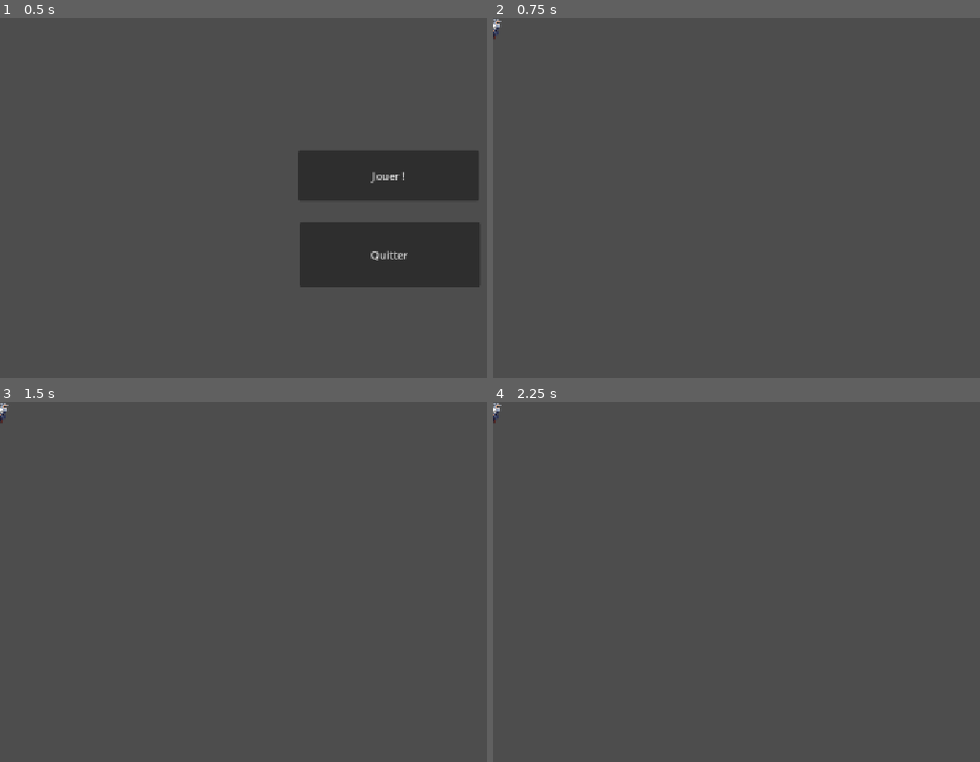
Above: before the commit, frames 1-4 (two rows, left to right).
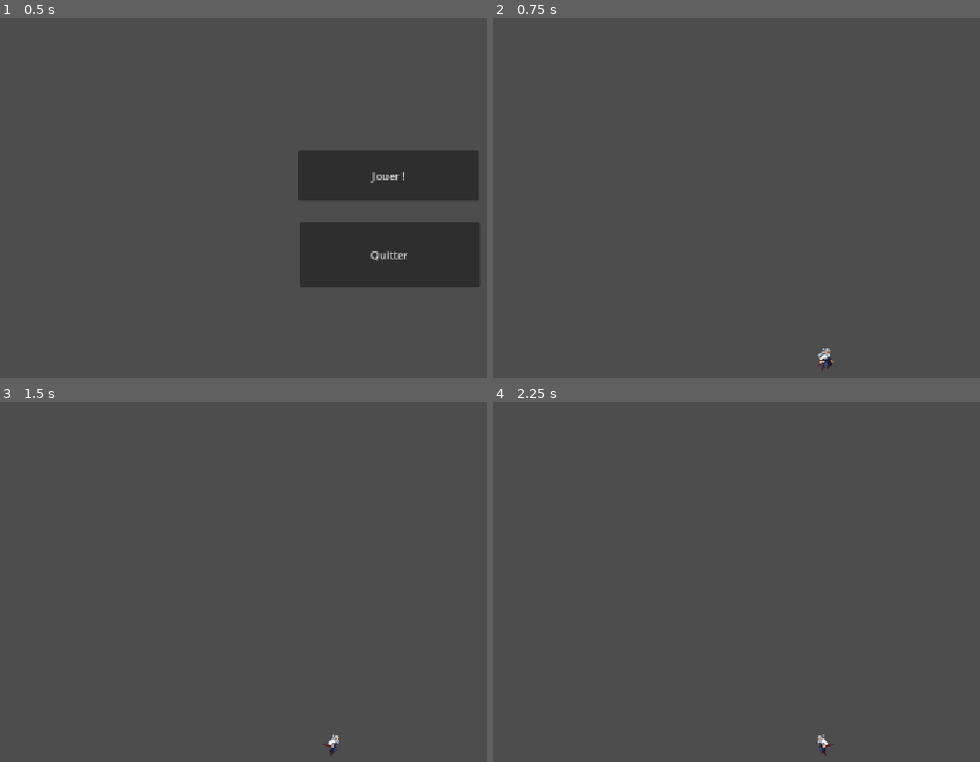
Above: after the commit, the same moments.

Repository: terenceithaque/ep8IMJ-platformer_2d
Game: Godot game, scene res://scenes/main.tscn
Two runs of this game, one before a commit and one after it. Both use one fixed random seed, a clock stepped at 60 frames per second and the inputs below.
Inputs:
- Up to frame 1 (0.5 s): no input
- Up to frame 2 (0.75 s): click "Jouer !" at 0.5 s
- Up to frame 3 (1.5 s): tap Enter at 1.25 s; hold D (droite) from 1.28 s (still down); tap Space (saut) at 1.35 s
- Up to frame 4 (2.25 s): tap Space (saut) at 1.52, 1.82, 2, 2.1 s; release D (droite) at 2.03 s; hold A (gauche) from 2.03 s (still down)

Frame 1 is identical in both runs. In frame 2, 0.2% of the frame differs, in the area x 0-70%, y 0-98%; in frame 3, 0.1%; in frame 4, 0.1%.

Commit message:
Animation du joueur durant les déplacements

Diff:
--- a/platformer-2d/scenes/player.tscn
+++ b/platformer-2d/scenes/player.tscn
@@ -2,6 +2,19 @@
 
 [ext_resource type="Texture2D" uid="uid://dkqtjjob4qrby" path="res://assets/img/player/WALK.png" id="1_3vyb7"]
 [ext_resource type="Script" uid="uid://digxwyhn0rhtv" path="res://scripts/player.gd" id="1_g2els"]
+[ext_resource type="Texture2D" uid="uid://dh0g4e5grhx8o" path="res://assets/img/player/JUMP.png" id="2_qhqgy"]
+
+[sub_resource type="AtlasTexture" id="AtlasTexture_f1ej7"]
+atlas = ExtResource("2_qhqgy")
+region = Rect2(0, 0, 96, 96)
+
+[sub_resource type="AtlasTexture" id="AtlasTexture_oprun"]
+atlas = ExtResource("2_qhqgy")
+region = Rect2(96, 0, 96, 96)
+
+[sub_resource type="AtlasTexture" id="AtlasTexture_a8ls1"]
+atlas = ExtResource("2_qhqgy")
+region = Rect2(192, 0, 96, 96)
 
 [sub_resource type="AtlasTexture" id="AtlasTexture_g2els"]
 atlas = ExtResource("1_3vyb7")
@@ -55,6 +68,20 @@
 animations = [{
 "frames": [{
 "duration": 1.0,
+"texture": SubResource("AtlasTexture_f1ej7")
+}, {
+"duration": 1.0,
+"texture": SubResource("AtlasTexture_oprun")
+}, {
+"duration": 1.0,
+"texture": SubResource("AtlasTexture_a8ls1")
+}],
+"loop": 1,
+"name": &"jump",
+"speed": 5.0
+}, {
+"frames": [{
+"duration": 1.0,
 "texture": SubResource("AtlasTexture_g2els")
 }, {
 "duration": 1.0,
@@ -101,5 +128,6 @@
 [node name="collision_shape" type="CollisionShape2D" parent="." unique_id=1036086345]
 
 [node name="sprite" type="AnimatedSprite2D" parent="." unique_id=354775695]
+position = Vector2(500, 500)
 sprite_frames = SubResource("SpriteFrames_fspuo")
-animation = &"walk"
+animation = &"jump"
--- a/platformer-2d/scripts/player.gd
+++ b/platformer-2d/scripts/player.gd
@@ -11,11 +11,17 @@
 	var direction = Input.get_axis("gauche", "droite")
 
 	if direction < 0:
-		print("Déplacement vers la gauche")
+		$sprite.flip_h = true
+		$sprite.play("walk")
 
 	elif direction > 0:
-		print("Déplacement vers la droite")
+		$sprite.flip_h = false
+		$sprite.play("walk")
+
+	else:
+		$sprite.stop()
 
 
 	if Input.is_action_just_pressed("saut"):
 		print("Saut")
+		$sprite.play("jump")
